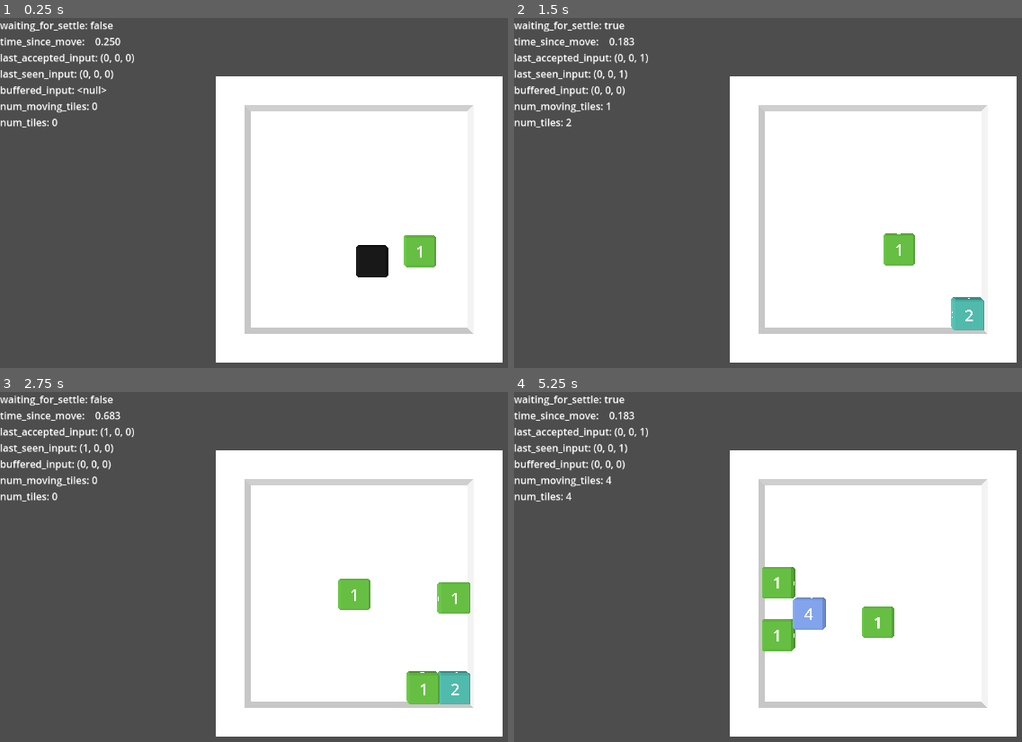
Above: before the commit, frames 1-4 (two rows, left to right).
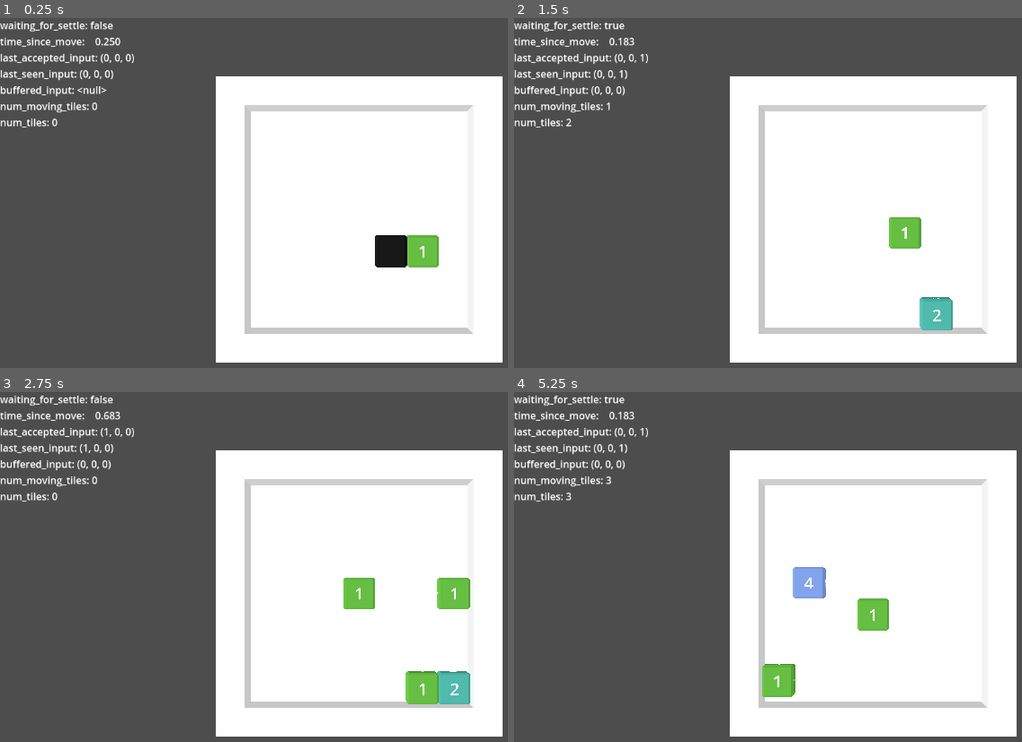
Above: after the commit, the same moments.

Repository: vivlim/2048ish-3d
Game: Godot game, scene res://scenes/Main.tscn
The game is run twice, just before and just after one commit, with the same random seed, the same clock (stepped at 60 frames per second) and the same inputs.
Inputs:
- Up to frame 1 (0.25 s): no input
- Up to frame 2 (1.5 s): hold Right (right) 0.53-1.28 s; tap Enter at 1.25 s; hold Down (down) from 1.28 s (still down)
- Up to frame 3 (2.75 s): release Down (down) at 2.03 s; hold Right (right) from 2.03 s (still down)
- Up to frame 4 (5.25 s): release Right (right) at 2.78 s; hold Up (up) 2.78-3.53 s; hold Left (left) 3.53-5.03 s; hold Down (down) from 5.03 s (still down)

The runs differ from the first frame. In frame 1, 0.9% of the frame differs, in the area x 70-87%, y 62-75%; in frame 2, 1.9%; in frame 3, 0.6%; in frame 4, 3.3%, in the area x 10-75%, y 24-88%.

Commit message:
improve constraints

Diff:
--- a/scripts/NumberedCube3D.gd
+++ b/scripts/NumberedCube3D.gd
@@ -35,32 +35,34 @@
 
 		print("Two tiles with same value are colliding with speeds " + str(my_speed) + " and " + str(their_speed))
 
-		# one must be stopped
-		if check_tile_travelling_toward(self.rigid_body, other_body):
+		# case where this tile is moving and the other one is still (against a wall)
+		if check_tile_travelling_toward_still(self.rigid_body, other_body):
 			print("absorbing into them")
-			self.marked_for_removal = true
-			other_tile.Value = other_tile.Value + self.Value
+			merge_tiles(self, self.rigid_body, other_tile, other_body)
 
-		elif check_tile_travelling_toward(other_body, self.rigid_body):
+		# case where this tile is still and the other is moving into it
+		elif check_tile_travelling_toward_still(other_body, self.rigid_body):
 			# absorb them into me
-			other_tile.marked_for_removal = true
-			self.Value = other_tile.Value + self.Value
+			merge_tiles(other_tile, other_body, self, self.rigid_body)
 #		else:
 #			# absorb me into them
 #			self.marked_for_removal = true
 #			other_tile.Value = other_tile.Value + self.Value
-func check_tile_travelling_toward(source_tile: RigidBody3D, target_tile: RigidBody3D):
+func check_tile_travelling_toward_still(source_tile: RigidBody3D, target_tile: RigidBody3D):
 	var source_speed = source_tile.linear_velocity.length()
-	var target_speed = target_tile.linear_velocity.length()
-	if source_speed > 0.0 and (source_speed / 2) > target_speed:
-		if source_tile.linear_velocity.length() > 0.0:
+	if source_speed > 0.0:
+		# check if they are in the direction i'm travelling.
+		var direction_to = source_tile.global_position.direction_to(target_tile.global_position)
+		# check similarity between direction of the other and direction i'm travelling.
+		var dot_product = direction_to.dot(source_tile.linear_velocity.normalized())
+		print("dot product: " + str(dot_product))
 
-			# check if they are in the direction i'm travelling.
-			var direction_to = source_tile.global_position.direction_to(target_tile.global_position)
-			# check similarity between direction of the other and direction i'm travelling.
-			var dot_product = direction_to.dot(source_tile.linear_velocity.normalized())
-			print("dot product: " + str(dot_product))
+		if dot_product < PI/3:
+			return true
+	return false
 
-			if dot_product < PI/3:
-				return true
-	return false
+func merge_tiles(source_tile, source_body, target_tile, target_body):
+	source_tile.marked_for_removal = true
+	source_tile.absorbing_into_target = target_tile
+	target_tile.Value = target_tile.Value + source_tile.Value
+	target_body.linear_velocity += source_body.linear_velocity
--- a/scripts/PlayerController.gd
+++ b/scripts/PlayerController.gd
@@ -6,6 +6,10 @@
 @export var tile_scene: Resource
 
 @export var lock_rotation: bool = true
+@export var constraint_cardinal_directions: bool = true
+@export var constraint_integer_grid: bool = true
+var constraint_integer_grid_correction_speed = 2
+@export var constraint_tiles_move_in_input_direction: bool = true
 var debug_labels := {}
 
 var last_accepted_input: Vector3 = Vector3.ZERO
@@ -54,7 +58,6 @@
 			var rb: RigidBody3D = access_rigidbody(c)
 			if rb is RigidBody3D:
 				num_tiles += 1
-				rb.constant_force = Vector3.ZERO
 				#if !rb.is_sleeping():
 				if rb.linear_velocity.length() > 0.001:
 					num_moving_tiles += 1
@@ -75,7 +78,8 @@
 		for c in self.get_children():
 			var rb: RigidBody3D = access_rigidbody(c)
 			if rb is RigidBody3D:
-				rb.apply_impulse(buffered_input * move_speed)
+				apply_constraints(rb)
+				rb.apply_impulse_custom(buffered_input * move_speed)
 		last_accepted_input = buffered_input
 		# must consume the buffered_input
 		buffered_input = Vector3.ZERO
@@ -136,6 +140,8 @@
 		new_position.x = rng.randf_range(min_x, max_x)
 		new_position.y = rng.randf_range(min_y, max_y)
 		new_position.z = rng.randf_range(min_z, max_z)
+		if constraint_integer_grid:
+			new_position = round_xz(new_position) # grid, assume that a tile is 1 unit
 		#print("trying to place tile at " + str(new_position) + ", attempt: " + str(attempts_remaining))
 		if check_space_empty(new_position):
 			var new_tile = tile_scene.instantiate() as Node3D
@@ -150,8 +156,7 @@
 func setup_new_tile(new_tile: Node3D):
 	var rb: RigidBody3D = access_rigidbody(new_tile)
 	if rb is RigidBody3D:
-		rb.lock_rotation = self.lock_rotation
-
+		apply_constraints(rb)
 
 	# test it's a valid location
 
@@ -173,3 +178,12 @@
 		if result:
 			return false # a ray hit something
 	return true
+
+func apply_constraints(rb: RigidBody3D):
+	rb.lock_rotation = self.lock_rotation
+	rb.constraint_tiles_move_in_input_direction = constraint_tiles_move_in_input_direction
+	rb.constraint_cardinal_directions = constraint_cardinal_directions
+	rb.constraint_integer_grid = constraint_cardinal_directions
+
+func round_xz(vec3: Vector3):
+	return Vector3(round(vec3.x), vec3.y, round(vec3.z))
--- a/scripts/TileBody.gd
+++ b/scripts/TileBody.gd
@@ -4,7 +4,13 @@
 @export var mesh: MeshInstance3D
 @export var canvas: CanvasLayer
 
+@export var constraint_cardinal_directions: bool = true
+@export var constraint_integer_grid: bool = true
+@export var constraint_tiles_move_in_input_direction: bool = true
+
 var canvasTexture: CanvasTexture
+var last_impulse := Vector3.ZERO
+var last_impulse_direction := Vector3.ZERO
 
 # Called when the node enters the scene tree for the first time.
 func _ready():
@@ -15,3 +21,55 @@
 # Called every frame. 'delta' is the elapsed time since the previous frame.
 func _process(delta):
 	$SubViewport/TileCanvas.Value = Value
+
+	# need to enforce this one if not moving also
+	if constraint_integer_grid and self.linear_velocity == Vector3.ZERO:
+		var target_position = round_xz(self.global_position)
+		self.global_position = lerp(self.global_position, target_position, 0.5)
+
+func _integrate_forces(state: PhysicsDirectBodyState3D) -> void:
+	apply_constraints()
+
+func apply_impulse_custom(force: Vector3):
+	last_impulse = force
+	last_impulse_direction = force.normalized()
+	self.apply_impulse(force)
+
+func apply_constraints():
+	if constraint_tiles_move_in_input_direction:
+		if last_impulse_direction != Vector3.ZERO and self.linear_velocity != Vector3.ZERO:
+			if self.linear_velocity.normalized().dot(last_impulse_direction) > PI/2:
+				self.linear_velocity = Vector3.ZERO # cut velocity in half if we are travelling in some totally different direction
+			else:
+				self.linear_velocity = last_impulse_direction * self.linear_velocity.length()
+	if constraint_cardinal_directions:
+		if self.linear_velocity.x == 0 or self.linear_velocity.z == 0:
+			pass
+		else:
+			if abs(self.linear_velocity.x) > abs(self.linear_velocity.z):
+				self.linear_velocity.x += self.linear_velocity.z
+				self.linear_velocity.z = 0
+			else:
+				self.linear_velocity.z += self.linear_velocity.x
+				self.linear_velocity.x = 0
+	if constraint_integer_grid:
+		# steer towards integer locations as long as it wouldn't be a swerve
+		var lookahead_factor = 1 # multiply the linear velocity by this when figuring out what target integer location we are looking at.
+		var target_position = round_xz(self.global_position + (self.linear_velocity * lookahead_factor))
+
+		if self.linear_velocity == Vector3.ZERO:
+			self.global_position = lerp(self.global_position, target_position, 0.5)
+		else:
+			var to_target_vec = target_position - self.global_position
+			var direction_to_target = to_target_vec.normalized()
+			var current_move_direction = self.linear_velocity.normalized()
+
+			var target_angle = current_move_direction.dot(direction_to_target)
+			# make sure that the target is in the general direction we're looking, if it's behind us, ignore it
+			if target_angle < PI/4:
+				# redirect linear velocity
+				self.linear_velocity = direction_to_target * self.linear_velocity.length()
+
+
+func round_xz(vec3: Vector3):
+	return Vector3(round(vec3.x), vec3.y, round(vec3.z))
